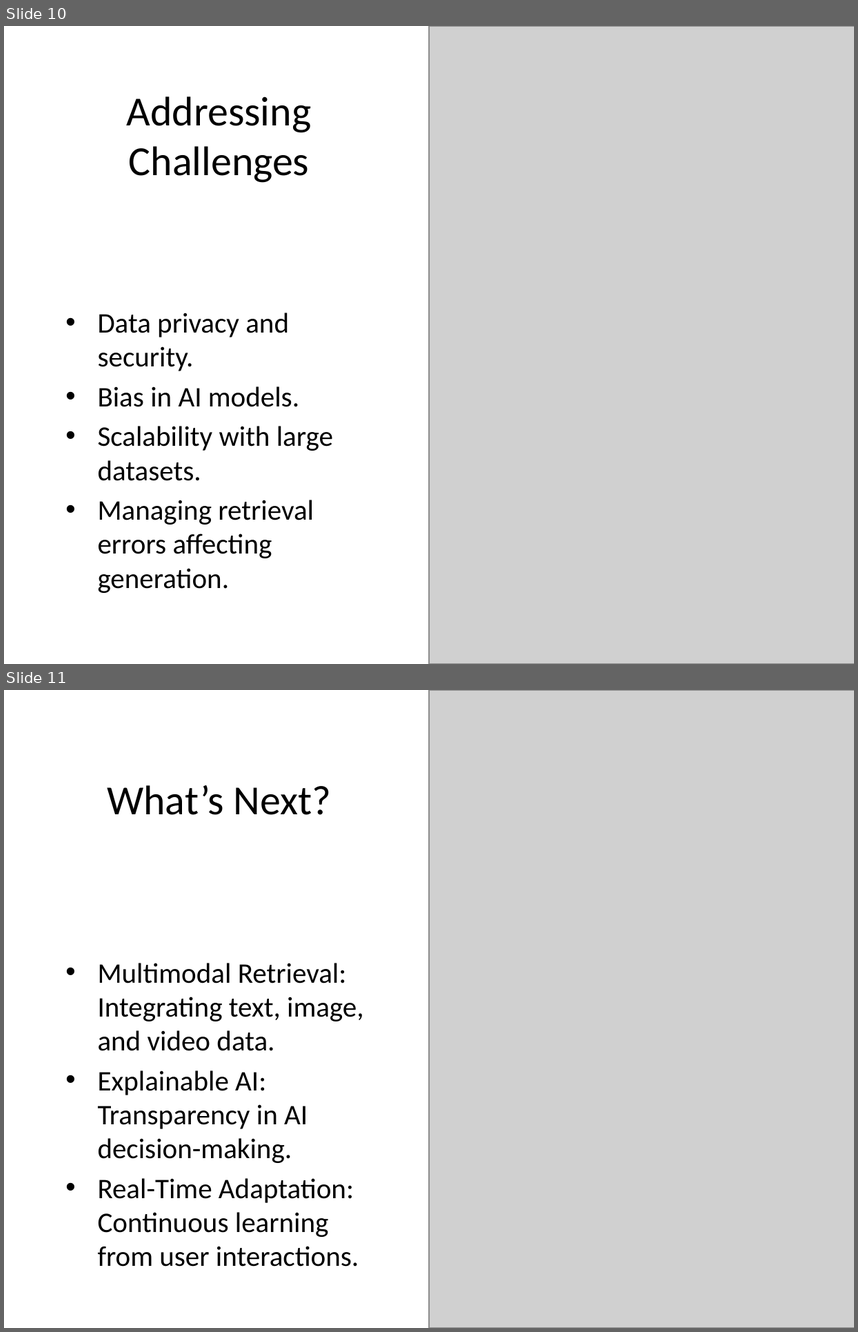
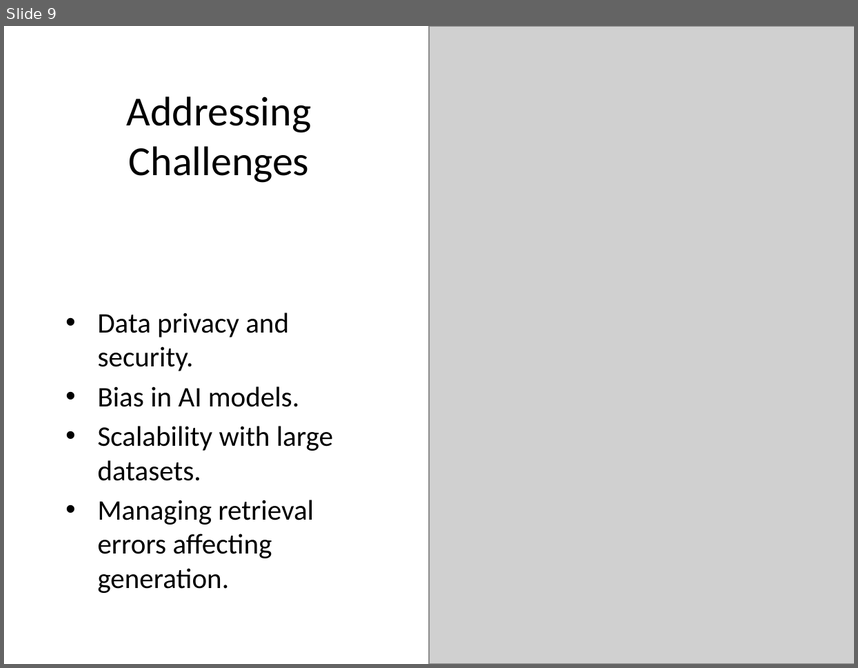
Before and after one commit to paulsachse-fs/Artificial_Intelligence_Ecosystem, a slide deck: AIE_Presentations/Retrieval_Augmented_Generation_Presentation.pptx. Shown one above the other, each under a label of ours: slides 10 and 11 before the commit, slide 9 after it. The pictures are 858x1332 and 858x668 pixels, drawn with LibreOffice and Linux fonts; fonts in the diff are those of the drawing; grey boxes stand for pictures. Boxes give left, top, right and bottom in pixels: in the first picture for what was removed or moved away, otherwise in the second. Text is boxed around its words. In the diff, an @@ line names an element or a change of style, - is before the commit and + after.

```diff
--- a/AIE_Presentations/Retrieval_Augmented_Generation_Presentation.pptx
+++ b/AIE_Presentations/Retrieval_Augmented_Generation_Presentation.pptx
@@ slide 11 removed at <box>4,690,854,1328</box>, background #FFFFFF @@
@@ rectangle removed at <box>4,690,598,903</box> @@
@@ picture removed at <box>429,690,854,1328</box> @@
@@ title removed at <box>107,785,330,815</box> @@
-What’s Next?
@@ text removed at <box>98,963,363,1266</box> @@
-• Multimodal Retrieval: Integrating text, image, and video data.
-• Explainable AI: Transparency in AI decision-making.
-• Real-Time Adaptation: Continuous learning from user interactions.
@@ what was slide 10 is now slide 9 @@
```
Also in this commit, not shown: 1 slide changed, 1 other slide removed.
